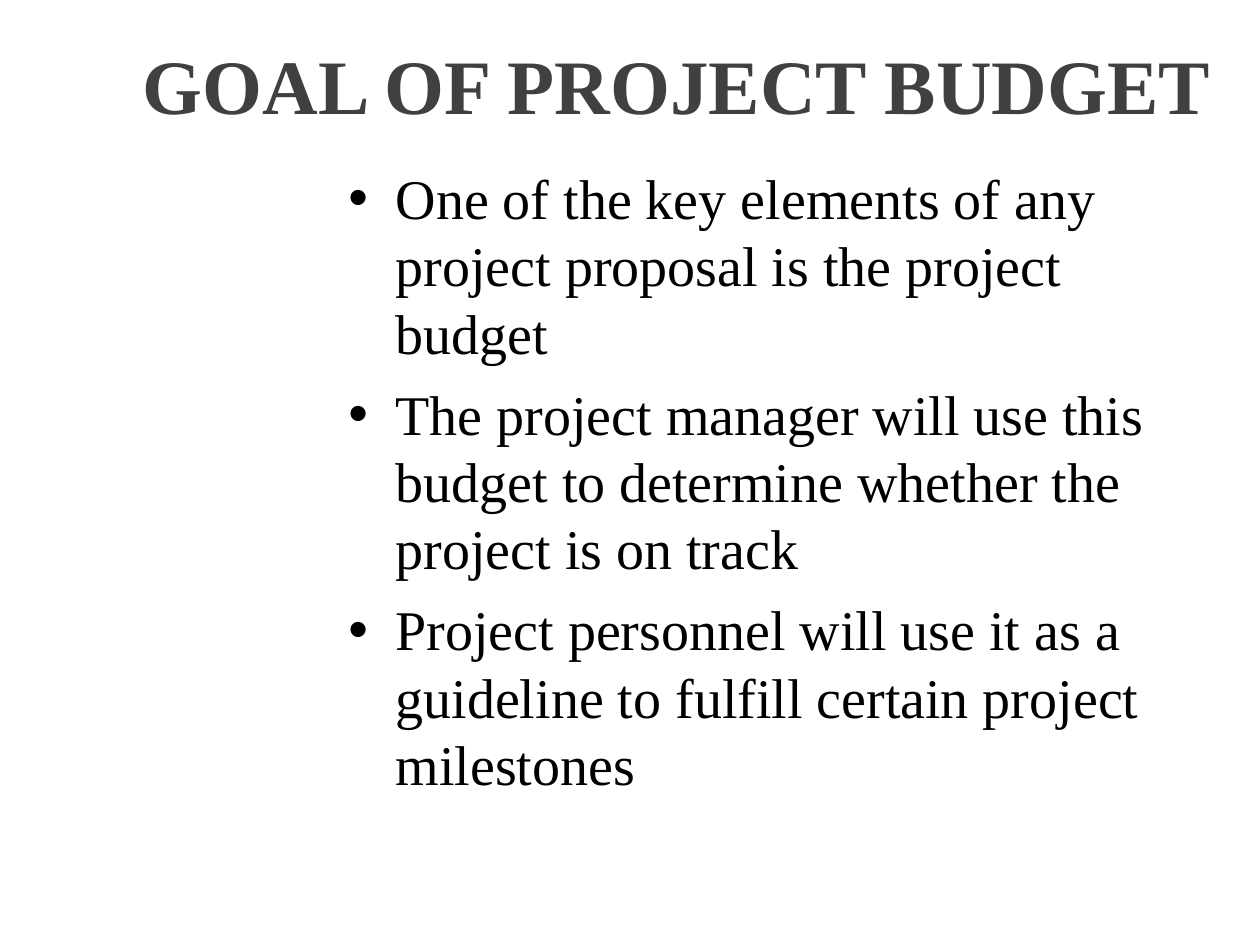
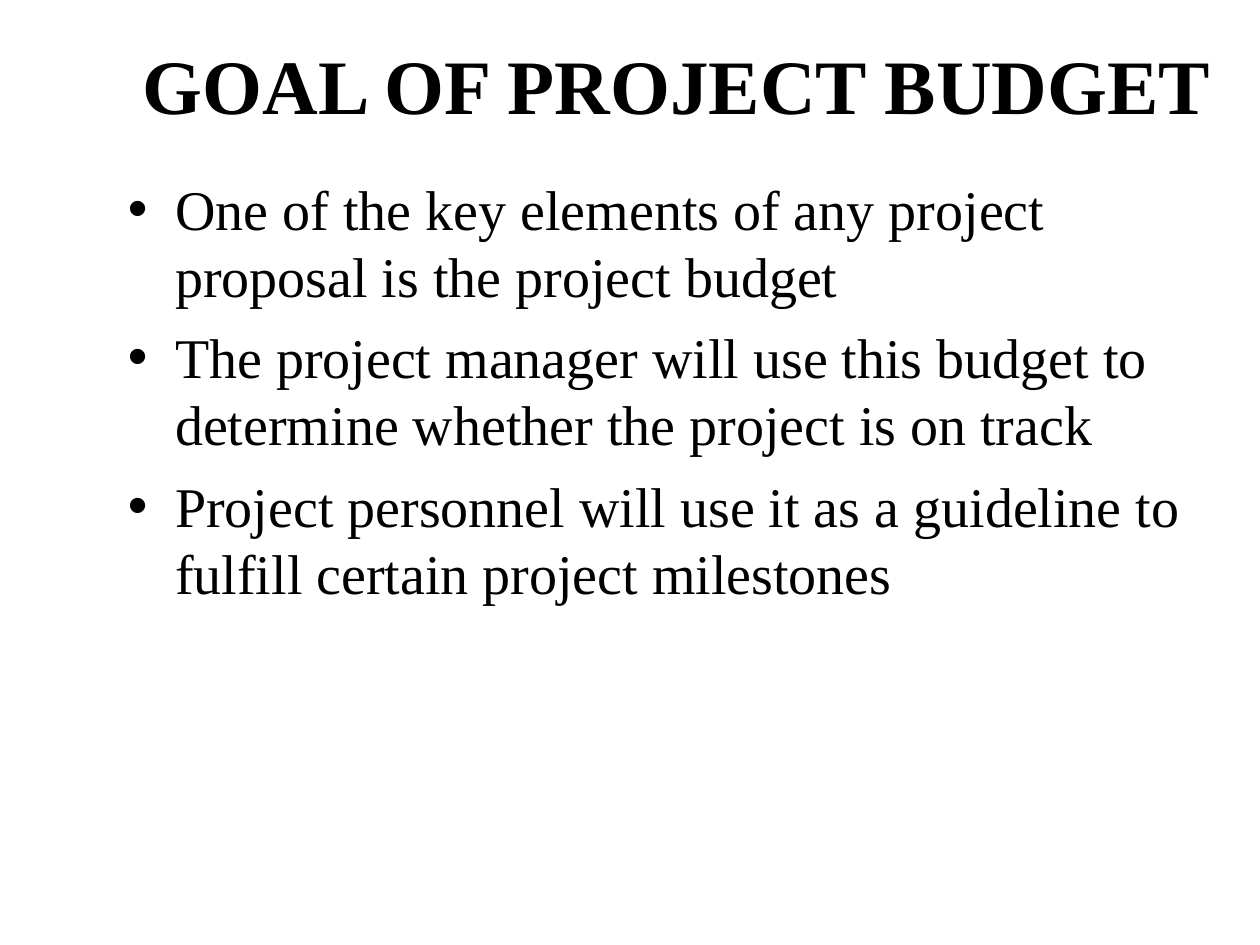
Before and after one commit to T138384/vlu-k15t1-team11, a slide deck: slide 4 of SMA - Software Measurement & Analysis/Assignment-07/K15T1-Team11-Team Assignment7/K15T1-Team11-Team Assignment7.ppt. Drawn at 1260x945 pixels with LibreOffice and Linux fonts; fonts in the diff are those of the drawing; background and template pictures are left out. Boxes give left, top, right and bottom in pixels: in the first picture for what was removed or moved away, otherwise in the second. Text is boxed around its words. In the diff, an @@ line names an element or a change of style, - is before the commit and + after.

```diff
--- a/SMA - Software Measurement & Analysis/Assignment-07/K15T1-Team11-Team Assignment7/K15T1-Team11-Team Assignment7.ppt
+++ b/SMA - Software Measurement & Analysis/Assignment-07/K15T1-Team11-Team Assignment7/K15T1-Team11-Team Assignment7.ppt
@@ title "GOAL OF PROJECT BUDGET" at (x1=143, y1=63, x2=1210, y2=115): text colour #404040 to #000000 @@
@@ text "One of the key elements ..." rewrapped from (x1=396, y1=179, x2=1143, y2=786) to (x1=175, y1=190, x2=1180, y2=604) @@
```
Also in this commit, not shown: 4 other slides changed, 1 slide added, 1 other file.
